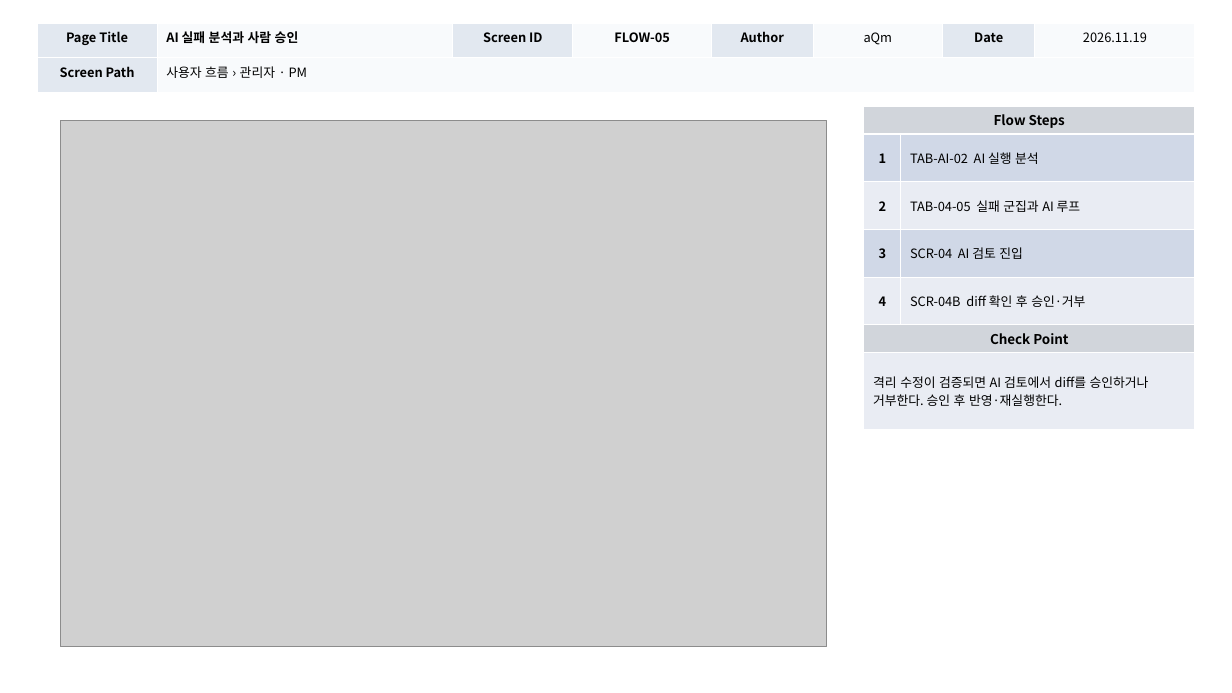
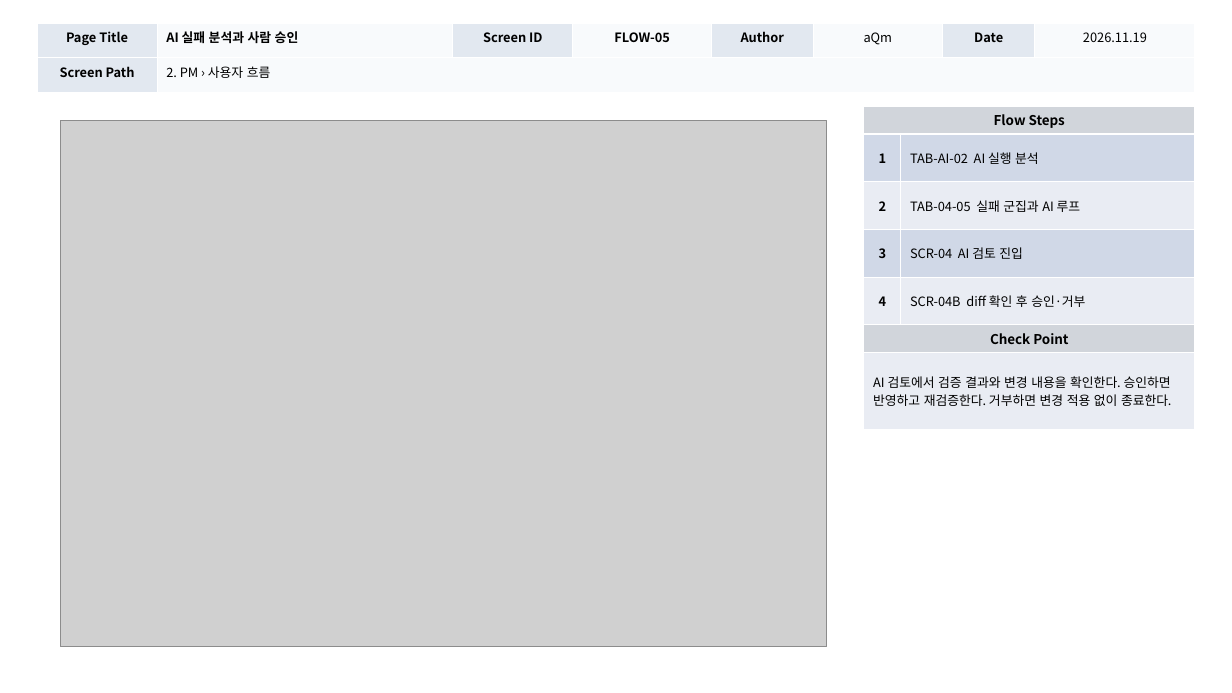
Before and after one commit to digitalist-corp/AI-TestOps, a slide deck: slide 42 of docs/aQm-산출물/AI-TestOps_UI설계서_(v1.0)_20261119.pptx (slide 31 before the commit). Drawn at 1232x693 pixels with LibreOffice and Linux fonts; fonts in the diff are those of the drawing; grey boxes stand for pictures. Boxes give left, top, right and bottom in pixels: in the first picture for what was removed or moved away, otherwise in the second. Text is boxed around its words. In the diff, an @@ line names an element or a change of style, - is before the commit and + after.

Commit message:
docs: UI 위치도 분리와 역할별 사용자 흐름 정리

```diff
--- a/docs/aQm-산출물/AI-TestOps_UI설계서_(v1.0)_20261119.pptx
+++ b/docs/aQm-산출물/AI-TestOps_UI설계서_(v1.0)_20261119.pptx
@@ table at [37,23,1195,92] @@
-row 2, column 2: 사용자 흐름 › 관리자 · PM
+row 2, column 2: 2. PM › 사용자 흐름
@@ table at [864,106,1195,430] @@
-row 7, column 1: 격리 수정이 검증되면 AI 검토에서 diff를 승인하거나 거부한다. 승인 후 반영·재실행한다.
+row 7, column 1: AI 검토에서 검증 결과와 변경 내용을 확인한다. 승인하면 반영하고 재검증한다. 거부하면 변경 적용 없이 종료한다.
```
Also in this commit, not shown: 45 other slides changed, 11 slides added.
